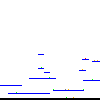
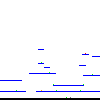
Comparing the layer stacks of the two 100×100 images. Changes:
painted on "Layer 2" over [0, 49, 100, 98]
